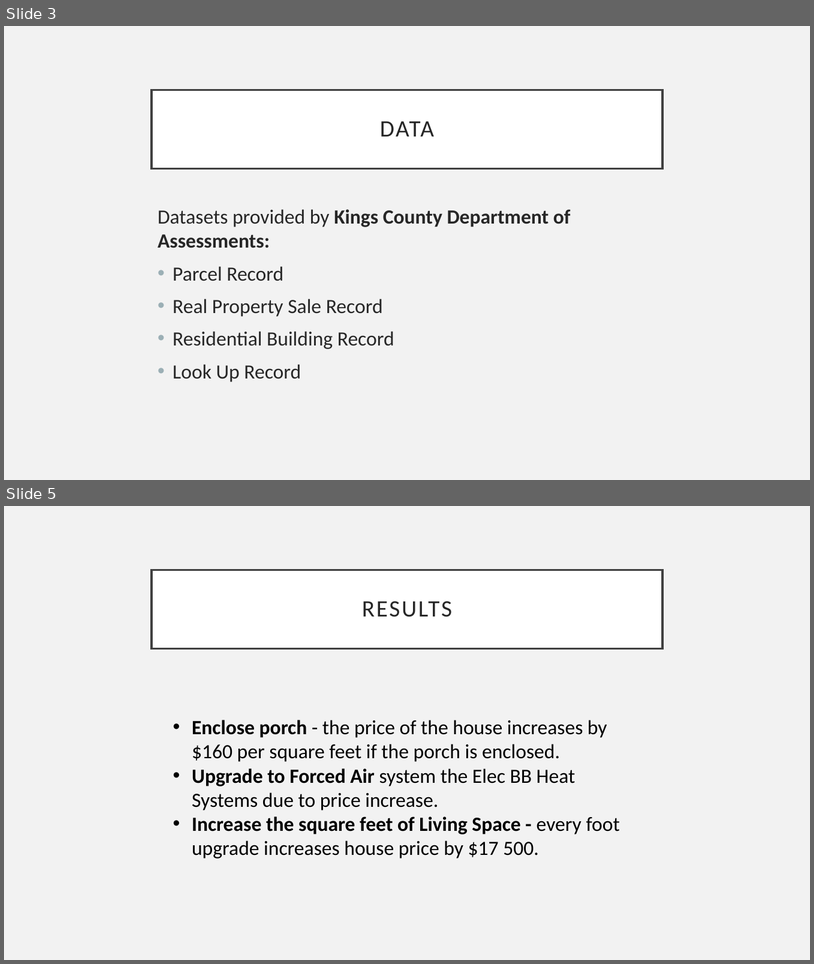
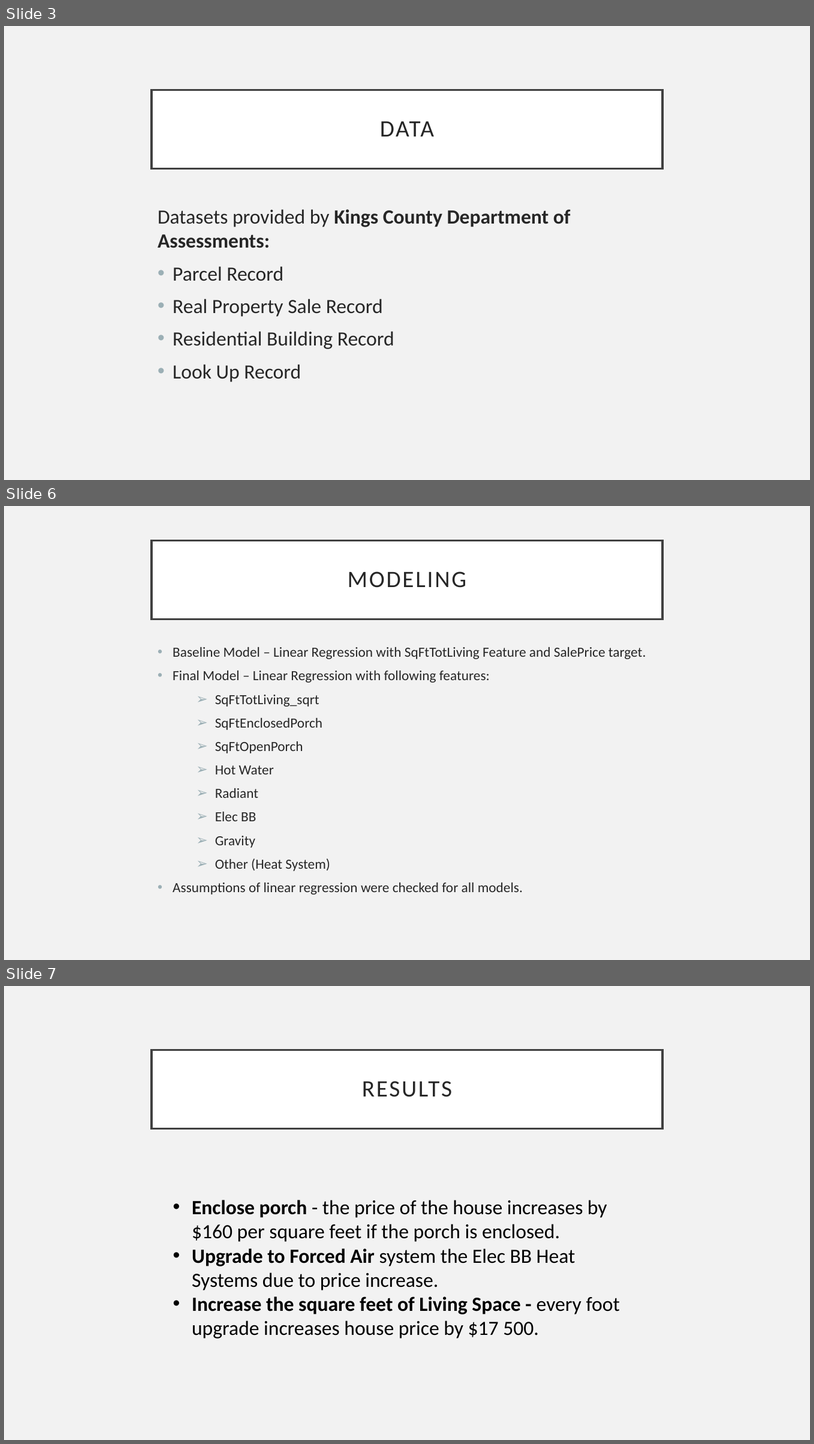
Before and after one commit to zyazyaG/Kings_County_Home_Price_Analysis, a slide deck: reports/presentation.pptx. Shown one above the other, each under a label of ours: slides 3 and 5 before the commit, slides 3, 6 and 7 after it; the slides between them are not shown. The pictures are 814x964 and 814x1444 pixels, drawn with LibreOffice and Linux fonts; fonts in the diff are those of the drawing. Boxes give left, top, right and bottom in pixels: in the first picture for what was removed or moved away, otherwise in the second. Text is boxed around its words. In the diff, an @@ line names an element or a change of style, - is before the commit and + after.

```diff
--- a/reports/presentation.pptx
+++ b/reports/presentation.pptx
@@ slide 6 added at [4, 506, 810, 960], background #F2F2F2 @@
@@ title added at [152, 540, 663, 619], fill #FFFFFF, outline #404040 2.5 pt, 28 pt, text #262626 @@
+MODELING
@@ text added at [173, 647, 646, 894], 16.6 pt, text #262626 @@
+• Baseline Model – Linear Regression with SqFtTotLiving Feature and SalePrice target.
+• Final Model – Linear Regression with following features:
+➢ SqFtTotLiving_sqrt
+➢ SqFtEnclosedPorch
+➢ SqFtOpenPorch
+➢ Hot Water
+➢ Radiant
+➢ Elec BB
+➢ Gravity
+➢ Other (Heat System)
+• Assumptions of linear regression were checked for all models.
@@ what was slide 5 is now slide 7 @@
```
Also in this commit, not shown: 2 slides changed, 1 other slide added, 6 other files.
